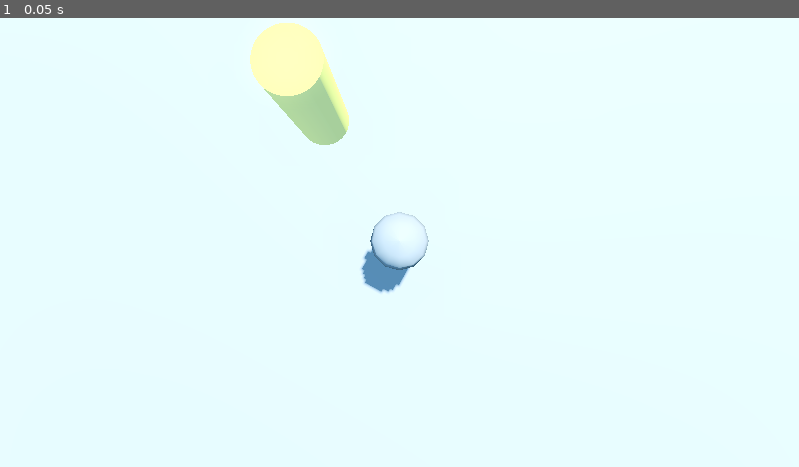
Above: before the commit, frame 1.
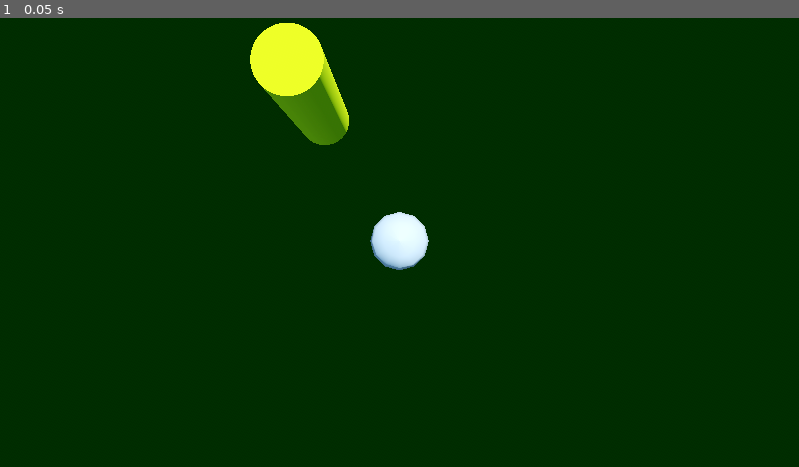
Above: after the commit, the same moment.

Repository: OliCunnington/3dDragAndDrop
Game: Godot game, scene res://main.tscn
Same seed, same stepped clock (60 frames per second), same inputs: the game is played once before the commit and once after it.
Inputs:
- Up to frame 1 (0.05 s): no input

The runs differ from the first frame. In frame 1, 99% of the frame differs, in the area x 0-100%, y 0-100%.

Commit message:
resolved offsets when moving towards edges of screen

Diff:
--- a/draggable.gd
+++ b/draggable.gd
@@ -20,7 +20,6 @@
 		params.from = get_viewport().get_camera_3d().project_ray_origin(mouse)
 		params.to = get_viewport().get_camera_3d().project_position(mouse, 1000)
 		inter = worldspace.intersect_ray(params)
+		print(inter)
 		var pos = inter["position"]
-		#print(inter)
 		position = Vector3(pos.x, 0, pos.z)
-		#pass
--- a/main.tscn
+++ b/main.tscn
@@ -27,6 +27,9 @@
 [sub_resource type="CylinderMesh" id="CylinderMesh_2txei"]
 material = SubResource("StandardMaterial3D_bom6v")
 
+[sub_resource type="BoxShape3D" id="BoxShape3D_haghl"]
+size = Vector3(20, 1, 20)
+
 [node name="Main" type="Node3D"]
 script = ExtResource("1_17rot")
 
@@ -46,8 +49,11 @@
 script = ExtResource("2_jhlpo")
 
 [node name="CSGBox3D" type="CSGBox3D" parent="."]
-transform = Transform3D(1, 0, 0, 0, 1, 0, 0, 0, 1, 0, -1.67631, 0)
+transform = Transform3D(1, 0, 0, 0, 1, 0, 0, 0, 1, 0, -0.5, 0)
+visible = false
 use_collision = true
+collision_layer = 2
+collision_mask = 2
 size = Vector3(100, 1, 100)
 
 [node name="Area3D" type="Area3D" parent="."]
@@ -61,5 +67,12 @@
 transform = Transform3D(1, 0, 0, 0, -4.37114e-08, -1, 0, 1, -4.37114e-08, 0, 0, -0.977538)
 mesh = SubResource("CylinderMesh_2txei")
 
+[node name="Area3D-MouseOnly" type="Area3D" parent="."]
+input_capture_on_drag = true
+
+[node name="CollisionShape3D" type="CollisionShape3D" parent="Area3D-MouseOnly"]
+transform = Transform3D(1, 0, 0, 0, 1, 0, 0, 0, 1, 0, -0.5, 0)
+shape = SubResource("BoxShape3D_haghl")
+
 [connection signal="body_entered" from="Area3D" to="." method="_on_area_3d_body_entered"]
 [connection signal="mouse_entered" from="Area3D" to="." method="_on_area_3d_mouse_entered"]
Not shown: 1 places in main.tscn that only renumber resources
